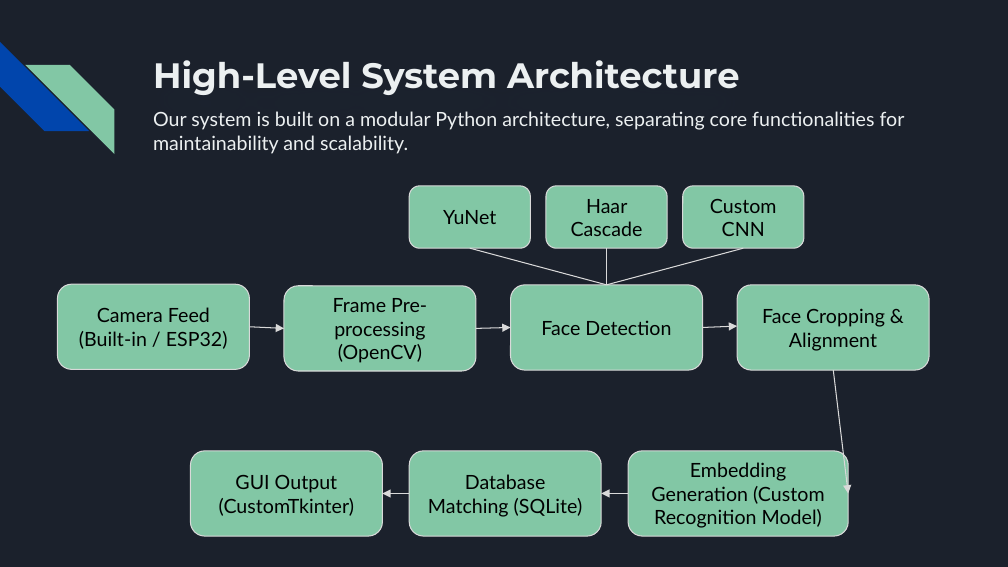
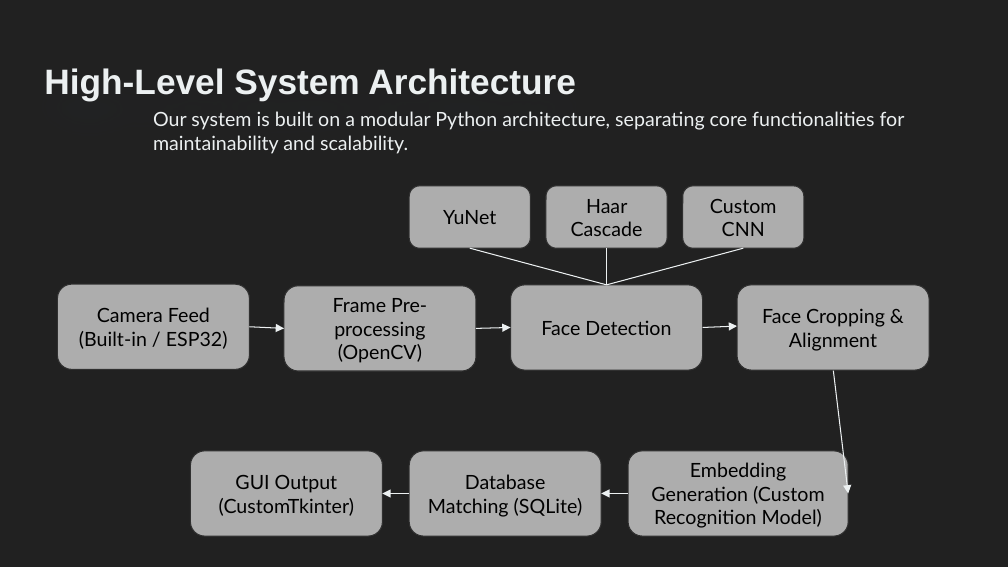
Before and after one commit to AhmedKamal75/Graduation_Project, a slide deck: slide 5 of Real-Time Face Recognition System with Custom-Trained Deep Learning Models.pptx (slide 4 before the commit). Drawn at 1008x567 pixels with LibreOffice and Linux fonts; fonts in the diff are those of the drawing. Boxes give left, top, right and bottom in pixels: in the first picture for what was removed or moved away, otherwise in the second. Text is boxed around its words. In the diff, an @@ line names an element or a change of style, - is before the commit and + after.

```diff
--- a/Real-Time Face Recognition System with Custom-Trained Deep Learning Models.pptx
+++ b/Real-Time Face Recognition System with Custom-Trained Deep Learning Models.pptx
@@ background #1B212C to #212121 @@
@@ diag stripe removed at (0, 42, 89, 131) @@
@@ title "High-Level System Architecture": place and size @@
-title "High-Level System Architecture" at (153, 60, 739, 95)
+title "High-Level System Architecture" at (44, 68, 576, 100)
@@ title "High-Level System Architecture" at (44, 68, 576, 100): font Montserrat to Arial @@
@@ diag stripe removed at (25, 65, 114, 153) @@
@@ fill #82C7A5 to #ADADAD; outline #D9D9D9 0.75 pt to #303030 0.75 pt in 10 elements at (57, 284, 249, 370), (284, 286, 476, 372), (191, 451, 382, 536), (409, 451, 601, 536), (628, 451, 848, 536), (511, 285, 703, 371), (737, 285, 928, 371), (409, 185, 530, 248), (546, 185, 667, 248), (682, 185, 803, 248) @@
@@ line (470, 248) - (607, 285): stroke #D9D9D9 0.75 pt to #ECF0F1 0.75 pt @@
@@ line (743, 248) - (607, 285): stroke #D9D9D9 0.75 pt to #ECF0F1 0.75 pt @@
@@ line (607, 248) - (607, 285): stroke #D9D9D9 0.75 pt to #ECF0F1 0.75 pt @@
@@ arrow (249, 327) - (284, 329): stroke #D9D9D9 0.75 pt to #ECF0F1 0.75 pt @@
@@ arrow (476, 329) - (511, 328): stroke #D9D9D9 0.75 pt to #ECF0F1 0.75 pt @@
@@ arrow (703, 328) - (737, 327): stroke #D9D9D9 0.75 pt to #ECF0F1 0.75 pt @@
@@ arrow (834, 369) - (848, 494): stroke #D9D9D9 0.75 pt to #ECF0F1 0.75 pt @@
@@ arrow (409, 494) - (382, 494): stroke #D9D9D9 0.75 pt to #ECF0F1 0.75 pt @@
@@ arrow (628, 494) - (601, 494): stroke #D9D9D9 0.75 pt to #ECF0F1 0.75 pt @@
```
Also in this commit, not shown: 10 other slides changed, 11 slides added, 6 slides removed, 5 other files.
